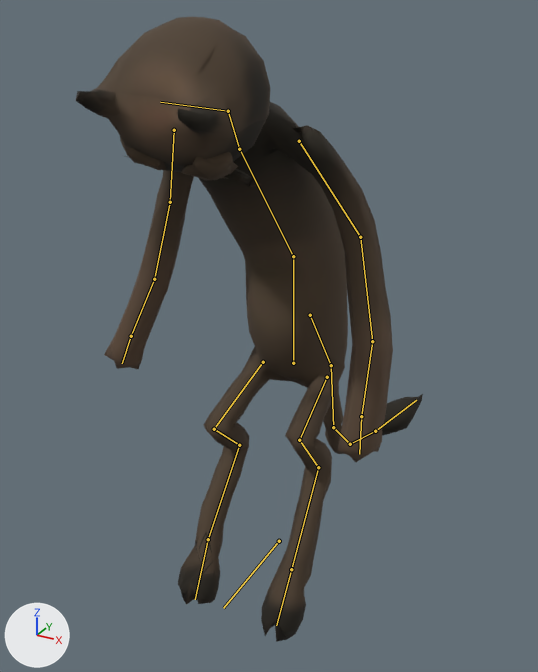
The Blender file actors/characters/enemies/bosses/greed/greed.blend as it was, and as the next commit left it.
Rendered twice from a camera (50 mm lens) standing at (2.69, -5.1, 4.67) and looking at (-0.18, 0.12, 2.06). The lights are fixed; the arrows at lower left show +X, +Y and +Z. Both versions are drawn at frame 1 of the action 'Intro'; the numbers are the values there. The bones that bend it are drawn over the model as lines.

Names of what the first picture shows: 'greed'.
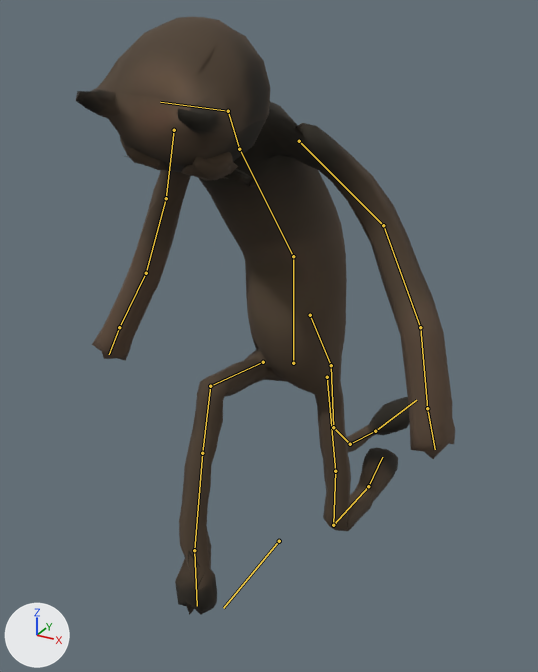
Pixel boxes (x1, y1, x2, y2) of what changed, in the pictures (538 x 672 px):
'greed', posed (9% wider)
    before: (76, 17, 423, 642)
    after: (76, 17, 455, 615)
bone 'thigh_l', root to tip
    before: (327, 377) to (299, 440)
    after: (327, 377) to (335, 471)
bone 'knee_l', root to tip
    before: (299, 440) to (318, 467)
    after: (335, 471) to (333, 525)
bone 'leg_l', root to tip
    before: (318, 467) to (291, 569)
    after: (333, 525) to (368, 486)
bone 'arm_l', root to tip
    before: (299, 141) to (360, 237)
    after: (299, 141) to (383, 225)
bone 'arm_r', root to tip
    before: (174, 130) to (170, 202)
    after: (174, 130) to (166, 198)
bone 'thigh_r', root to tip
    before: (263, 362) to (214, 429)
    after: (263, 362) to (210, 386)
bone 'knee_r', root to tip
    before: (214, 429) to (239, 445)
    after: (210, 386) to (202, 453)
bone 'leg_r', root to tip
    before: (239, 445) to (208, 539)
    after: (202, 453) to (194, 550)

Edits to the bpy script that builds the scene:
```text
Change bone_thigh_l:
    where bone_thigh_l = bpy.data.objects['Rig'].pose.bones['thigh_l']  # child of 'hip'
    bone_thigh_l.rotation_quaternion: (0.797, -0.592, -0.116, -0.026) -> (0.995, 0.012, -0.062, -0.079)  # degrees (-74, -12, 6) -> degrees (2, -7, -9)
Change bone_knee_l:
    where bone_knee_l = bpy.data.objects['Rig'].pose.bones['knee_l']  # child of 'thigh_l'
    bone_knee_l.rotation_quaternion: (0.681, 0.721, 0.119, -0.039) -> (0.975, -0.19, 0.107, 0.045)  # degrees (94, 13, 7) -> degrees (-22, 13, 3)
Change bone_leg_l:
    where bone_leg_l = bpy.data.objects['Rig'].pose.bones['leg_l']  # child of 'knee_l'
    bone_leg_l.rotation_quaternion: (0.923, -0.382, -0.053, -0.016) -> (0.54, 0.84, -0.041, -0.017)  # degrees (-45, -6, 1) -> degrees (115, -1, -5)
Change bone_arm_l:
    where bone_arm_l = bpy.data.objects['Rig'].pose.bones['arm_l']  # child of 'torso'
    bone_arm_l.rotation_quaternion: (0.16, 0.869, 0.264, -0.386) -> (0.196, 0.805, 0.362, -0.427)  # degrees (173, 49, 31) -> degrees (-1, 124, -132)
Change bone_arm_r:
    where bone_arm_r = bpy.data.objects['Rig'].pose.bones['arm_r']  # child of 'torso'
    bone_arm_r.rotation_quaternion: (0.305, 0.364, -0.13, 0.87) -> (0.329, 0.344, -0.142, 0.868)  # degrees (0, -45, 141) -> degrees (-2, -44, 139)
Change bone_thigh_r:
    where bone_thigh_r = bpy.data.objects['Rig'].pose.bones['thigh_r']  # child of 'hip'
    bone_thigh_r.rotation_quaternion: (0.851, -0.525, 0.025, -0.02) -> (0.702, -0.711, 0.025, -0.022)  # degrees (-63, 1, -3) -> degrees (-91, 0, -4)
Change bone_knee_r:
    where bone_knee_r = bpy.data.objects['Rig'].pose.bones['knee_r']  # child of 'thigh_r'
    bone_knee_r.rotation_quaternion: (0.693, 0.719, 0.003, 0.044) -> (0.87, 0.491, -0.001, 0.042)  # degrees (92, -3, 4) -> degrees (59, -2, 4)
Change bone_leg_r:
    where bone_leg_r = bpy.data.objects['Rig'].pose.bones['leg_r']  # child of 'knee_r'
    bone_leg_r.rotation_quaternion: (0.849, -0.528, -0.003, -0.023) -> (0.973, 0.23, 0.016, -0.017)  # degrees (-64, -2, -2) -> degrees (27, 2, -2)
```
